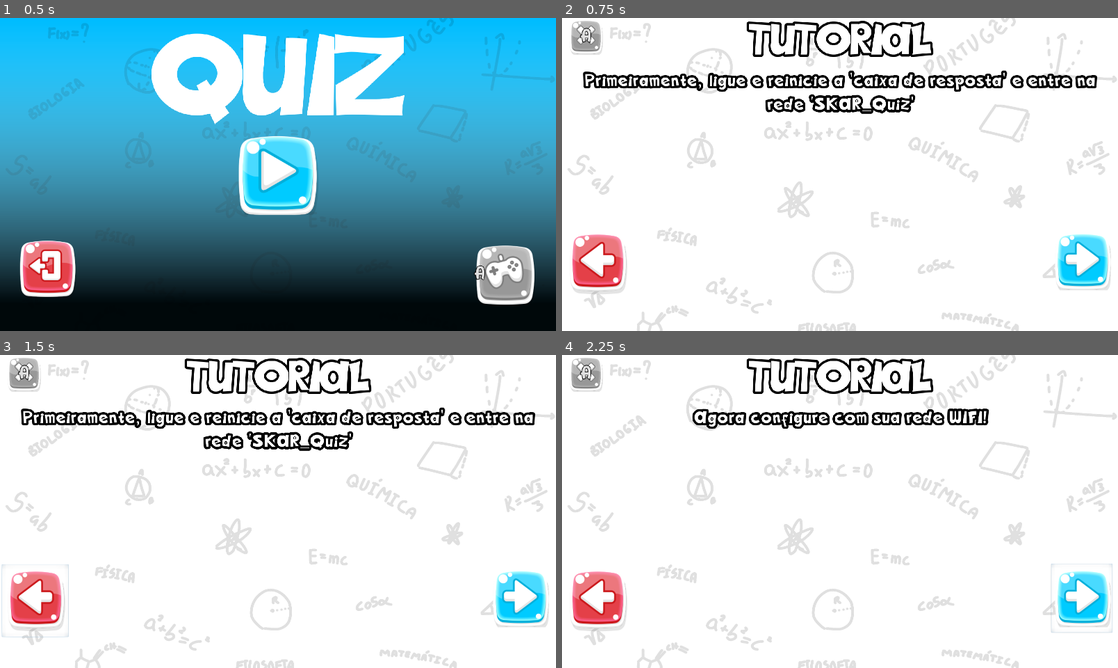
Above: before the commit, frames 1-4 (two rows, left to right).
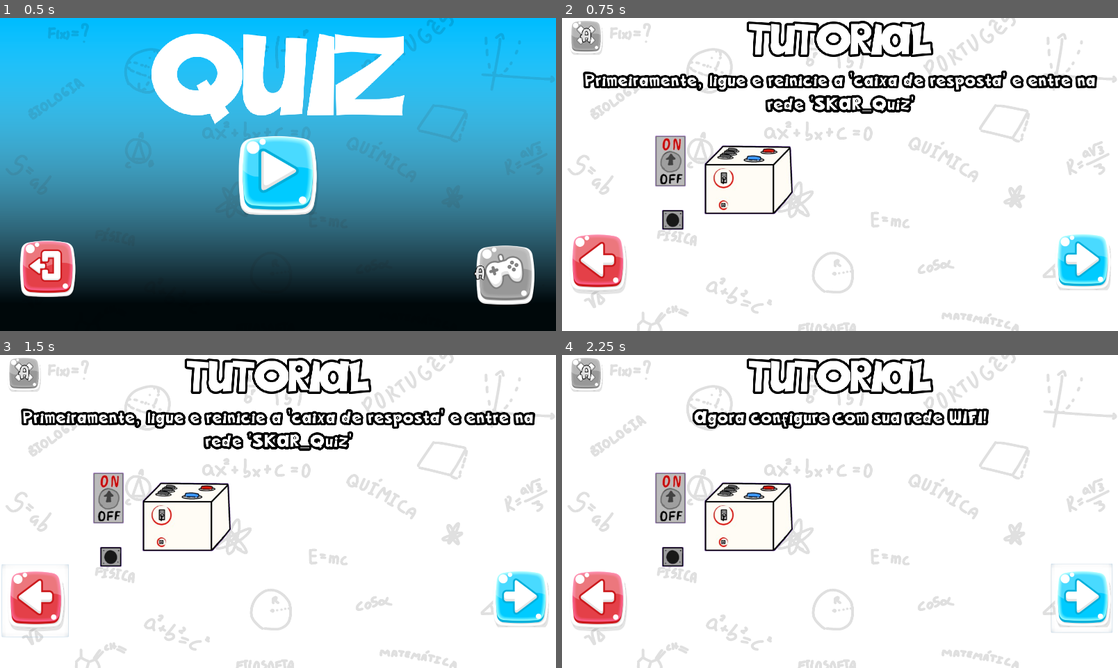
Above: after the commit, the same moments.

Repository: LabirasIFPI/Quiz-SKAR
Game: Godot game, scene res://Cenas/Menu.tscn
The game is run twice, just before and just after one commit, with the same random seed, the same clock (stepped at 60 frames per second) and the same inputs.
Inputs (mouse positions are in pixels of both pictures, inside the frame that each line leads up to):
- Up to frame 1 (0.5 s): no input
- Up to frame 2 (0.75 s): click "A" at 0.5 s
- Up to frame 3 (1.5 s): click (33, 599) at 1.25 s
- Up to frame 4 (2.25 s): click (1079, 599) at 2 s

Frame 1 is identical in both runs. In frame 2, 2.1% of the frame differs, in the area x 16-42%, y 37-68%; in frame 3, 2.1%; in frame 4, 2.1%.

Commit message:
Imagens add

Diff:
--- a/Cenas/Tutorial.tscn
+++ b/Cenas/Tutorial.tscn
@@ -7,6 +7,8 @@
 [ext_resource path="res://Assets/FreeGUI/png/X_gray.png" type="Texture" id=5]
 [ext_resource path="res://Assets/FreeGUI/png/Buotoes/Button_back].png" type="Texture" id=6]
 [ext_resource path="res://Assets/FreeGUI/png/rigth.png" type="Texture" id=7]
+[ext_resource path="res://Assets/FreeGUI/svg/box-removebg-preview.png" type="Texture" id=8]
+[ext_resource path="res://Assets/FreeGUI/svg/box2-removebg-preview.png" type="Texture" id=9]
 
 [sub_resource type="DynamicFont" id=2]
 size = 60
@@ -74,6 +76,17 @@
 margin_right = 40.0
 margin_bottom = 40.0
 
+[node name="caixa_onoff" type="Sprite" parent="PassosImagem"]
+position = Vector2( 767, 514 )
+scale = Vector2( 1.5, 1.5 )
+texture = ExtResource( 9 )
+
+[node name="caixa" type="Sprite" parent="PassosImagem"]
+visible = false
+position = Vector2( 948, 589 )
+scale = Vector2( 2, 2 )
+texture = ExtResource( 8 )
+
 [node name="Informação" type="CanvasLayer" parent="."]
 
 [node name="informação" type="Label" parent="Informação"]
Binary file added: Assets/FreeGUI/svg/box-removebg-preview.png
Not shown, added: Assets/FreeGUI/svg/box-removebg-preview.png.import
Binary file added: Assets/FreeGUI/svg/box2-removebg-preview.png
Not shown, added: Assets/FreeGUI/svg/box2-removebg-preview.png.import
Binary file added: Assets/FreeGUI/svg/efeitos1-removebg-preview.png
Not shown, added: Assets/FreeGUI/svg/efeitos1-removebg-preview.png.import
Binary file added: Assets/FreeGUI/svg/efeitos3-removebg-preview.png
Not shown, added: Assets/FreeGUI/svg/efeitos3-removebg-preview.png.import
Binary file added: Assets/FreeGUI/svg/efeitos6-removebg-preview.png
Not shown, added: Assets/FreeGUI/svg/efeitos6-removebg-preview.png.import
Binary file added: Assets/FreeGUI/svg/efeitos7-removebg-preview.png
Not shown, added: Assets/FreeGUI/svg/efeitos7-removebg-preview.png.import
(and 3 more such lines)
